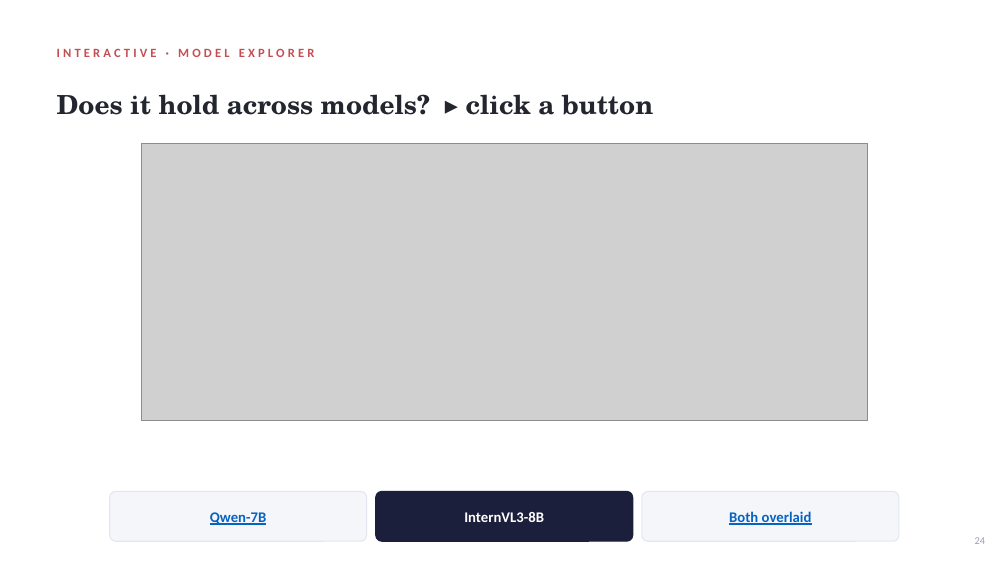
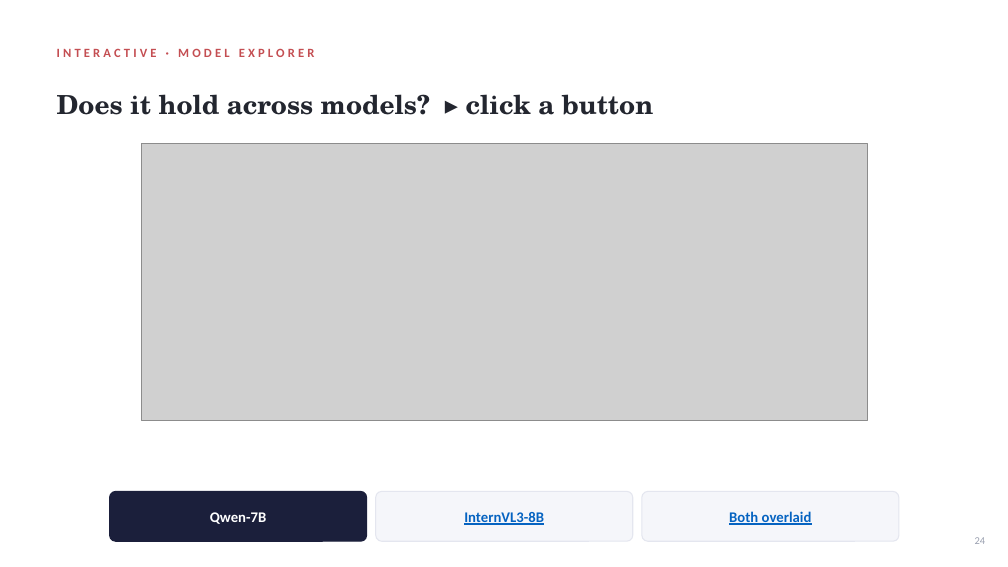
Before and after one commit to xchuan-li/cross_lingual_protobias, a slide deck: slide 24 of v3/paper/ProgressReport_2.pptx. Drawn at 1008x567 pixels with LibreOffice and Linux fonts; fonts in the diff are those of the drawing; grey boxes stand for pictures. Boxes give left, top, right and bottom in pixels: in the first picture for what was removed or moved away, otherwise in the second. Text is boxed around its words. In the diff, an @@ line names an element or a change of style, - is before the commit and + after.

```diff
--- a/v3/paper/ProgressReport_2.pptx
+++ b/v3/paper/ProgressReport_2.pptx
@@ text "Qwen-7B" at [210,512,266,524]: text colour #0563C1 to #FFFFFF, underline off @@
@@ rounded rectangle at [110,492,367,541]: fill #F5F6FA to #1B1F3B; outline #E4E6EF 1 pt to #1B1F3B 1 pt @@
@@ text "InternVL3-8B" at [464,512,544,525]: text colour #FFFFFF to #0563C1, underline on @@
@@ rounded rectangle at [376,492,633,541]: fill #1B1F3B to #F5F6FA; outline #1B1F3B 1 pt to #E4E6EF 1 pt @@
```
Also in this commit, not shown: 2 other slides changed, 1 slide added, 1 other file.
